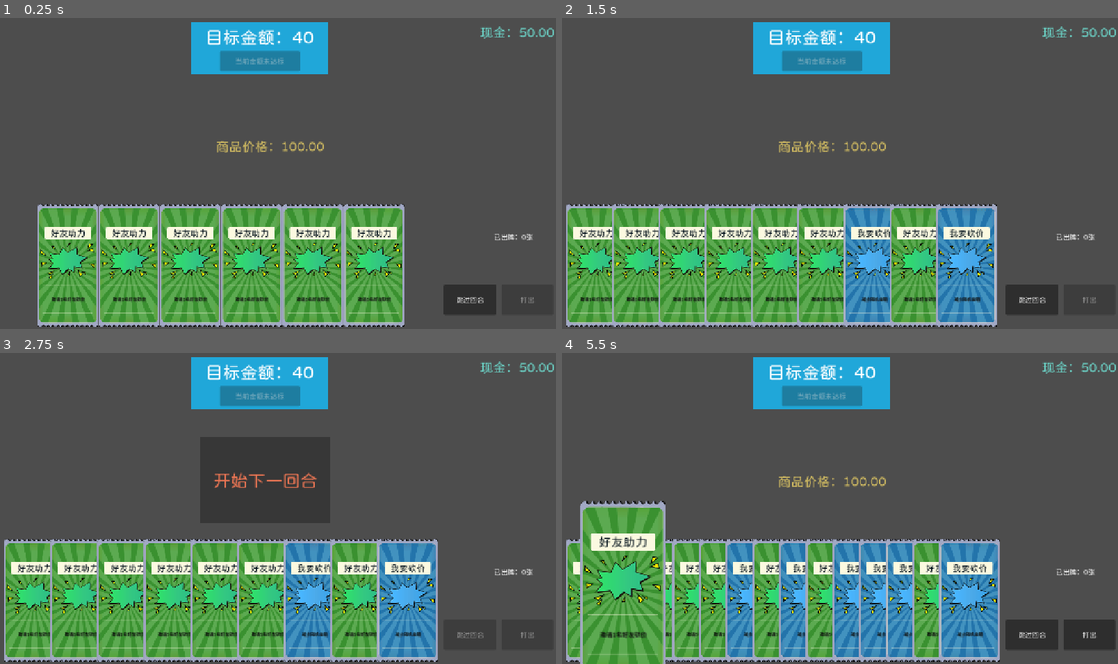
Above: before the commit, frames 1-4 (two rows, left to right).
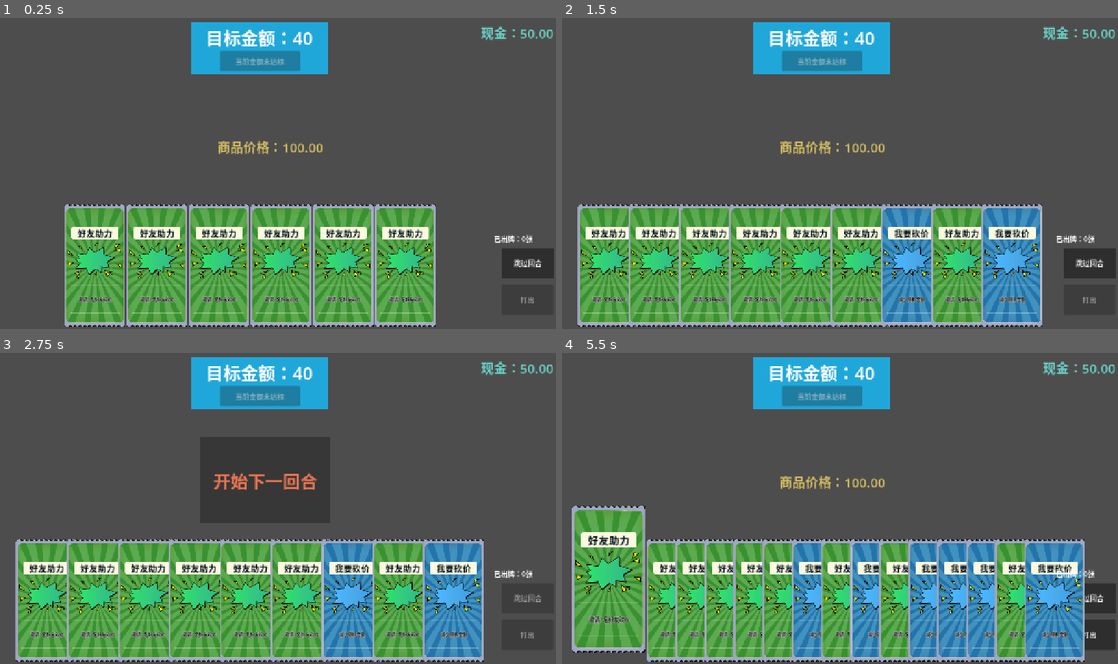
Above: after the commit, the same moments.

Repository: Psi-Dean/ProjectCutOff
Game: Godot game, scene res://scenes/main.tscn
The game is run twice, just before and just after one commit, with the same random seed, the same clock (stepped at 60 frames per second) and the same inputs.
Inputs (mouse positions are in pixels of both pictures, inside the frame that each line leads up to):
- Up to frame 1 (0.25 s): no input
- Up to frame 2 (1.5 s): click "跳过回合" at 0.5 s; click "开始下一回合" at 1.25 s
- Up to frame 3 (2.75 s): click "跳过回合" at 2 s
- Up to frame 4 (5.5 s): click "开始下一回合" at 2.75 s; click "跳过回合" at 3.5 s; click "开始下一回合" at 4.25 s; tap Enter at 5 s; move the mouse to (595, 601) at 5.02 s; click (595, 601) at 5.17 s

The runs differ from the first frame. In frame 1, 22% of the frame differs, in the area x 6-100%, y 2-100%; in frame 2, 27%; in frame 3, 26%; in frame 4, 31%, in the area x 0-100%, y 2-100%.

Commit message:
# 优化卡牌选择逻辑

Diff:
--- a/scenes/card_template.tscn
+++ b/scenes/card_template.tscn
@@ -1,8 +1,9 @@
 [gd_scene format=3 uid="uid://bd2nraidoxxf6"]
 
 [ext_resource type="Script" uid="uid://f573iqcxfcns" path="res://scripts/card_template.gd" id="1_y1fi3"]
-[ext_resource type="FontFile" uid="uid://cn6rf5wiexr3d" path="res://assets/font/猫啃网糖圆体(测试版)0.12.ttf" id="2_rb1uo"]
-[ext_resource type="Texture2D" uid="uid://mlfuinjqb3gv" path="res://assets/card/voucher1.png" id="2_u5ol4"]
+[ext_resource type="Texture2D" uid="uid://b0nu62s4bbsbl" path="res://assets/card/voucher1.png" id="2_u5ol4"]
+[ext_resource type="FontFile" uid="uid://de2txvn4yoey6" path="res://assets/font/MiSans-Bold.ttf" id="3_jwumr"]
+[ext_resource type="FontFile" uid="uid://cbhh3tl5kxp4p" path="res://assets/font/MiSans-Demibold.ttf" id="4_clgy5"]
 
 [node name="Card" type="Control" unique_id=1823589954]
 custom_minimum_size = Vector2(140, 282)
@@ -34,7 +35,7 @@
 grow_horizontal = 2
 grow_vertical = 2
 theme_override_colors/font_color = Color(0.023529412, 0.078431375, 0.11764706, 1)
-theme_override_fonts/font = ExtResource("2_rb1uo")
+theme_override_fonts/font = ExtResource("3_jwumr")
 theme_override_font_sizes/font_size = 20
 text = "卡牌名称"
 horizontal_alignment = 1
@@ -54,8 +55,10 @@
 grow_horizontal = 2
 grow_vertical = 2
 theme_override_colors/font_color = Color(0, 0, 0, 1)
-theme_override_colors/font_shadow_color = Color(0.2, 0.2, 0.2, 0.4392157)
-theme_override_fonts/font = ExtResource("2_rb1uo")
+theme_override_colors/font_shadow_color = Color(1, 1, 1, 0)
+theme_override_colors/font_outline_color = Color(1, 1, 1, 1)
+theme_override_constants/outline_size = 3
+theme_override_fonts/font = ExtResource("4_clgy5")
 theme_override_font_sizes/font_size = 10
 text = "卡牌数值描述"
 horizontal_alignment = 1
--- a/scenes/main.tscn
+++ b/scenes/main.tscn
@@ -1,7 +1,8 @@
 [gd_scene format=3 uid="uid://dt4jx5ufmbkof"]
 
 [ext_resource type="Script" uid="uid://cq3a8xrvy3l18" path="res://scripts/game_manager.gd" id="1_o5qli"]
-[ext_resource type="FontFile" uid="uid://cn6rf5wiexr3d" path="res://assets/font/猫啃网糖圆体(测试版)0.12.ttf" id="2_sugp2"]
+[ext_resource type="FontFile" uid="uid://de2txvn4yoey6" path="res://assets/font/MiSans-Bold.ttf" id="1_sugp2"]
+[ext_resource type="FontFile" uid="uid://cbhh3tl5kxp4p" path="res://assets/font/MiSans-Demibold.ttf" id="2_jyhfs"]
 
 [sub_resource type="StyleBoxFlat" id="StyleBoxFlat_o5qli"]
 bg_color = Color(0.21518216, 0.21518219, 0.21518207, 1)
@@ -47,7 +48,7 @@
 grow_horizontal = 2
 grow_vertical = 2
 theme_override_colors/font_color = Color(0.81960785, 0.73333335, 0.38039216, 1)
-theme_override_fonts/font = ExtResource("2_sugp2")
+theme_override_fonts/font = ExtResource("1_sugp2")
 theme_override_font_sizes/font_size = 30
 text = "价格：100"
 horizontal_alignment = 1
@@ -67,7 +68,7 @@
 grow_horizontal = 2
 grow_vertical = 2
 theme_override_colors/font_color = Color(0.41785318, 0.814361, 0.76842237, 1)
-theme_override_fonts/font = ExtResource("2_sugp2")
+theme_override_fonts/font = ExtResource("2_jyhfs")
 theme_override_font_sizes/font_size = 30
 text = "现金：100"
 horizontal_alignment = 1
@@ -79,23 +80,23 @@
 offset_top = 618.0
 offset_right = 1274.0
 offset_bottom = 688.0
-theme_override_fonts/font = ExtResource("2_sugp2")
+theme_override_fonts/font = ExtResource("2_jyhfs")
 text = "打出"
 
 [node name="SkipButton" type="Button" parent="UI" unique_id=486816806]
 layout_mode = 0
-offset_left = 1022.0
-offset_top = 618.0
-offset_right = 1142.0
-offset_bottom = 688.0
-theme_override_fonts/font = ExtResource("2_sugp2")
+offset_left = 1155.0
+offset_top = 533.0
+offset_right = 1275.0
+offset_bottom = 603.0
+theme_override_fonts/font = ExtResource("2_jyhfs")
 text = "跳过回合"
 
 [node name="HandArea" type="Container" parent="UI" unique_id=1482669060]
 layout_mode = 1
-offset_left = 9.0
+offset_left = 37.0
 offset_top = 432.0
-offset_right = 1009.0
+offset_right = 1117.0
 offset_bottom = 714.0
 
 [node name="RandomCutValue" type="Label" parent="UI" unique_id=1395943249]
@@ -105,7 +106,7 @@
 offset_right = 1250.0
 offset_bottom = 350.0
 theme_override_colors/font_color = Color(0.9882353, 0.1882353, 0, 1)
-theme_override_fonts/font = ExtResource("2_sugp2")
+theme_override_fonts/font = ExtResource("2_jyhfs")
 theme_override_font_sizes/font_size = 25
 autowrap_mode = 3
 
@@ -115,7 +116,7 @@
 offset_top = 500.0
 offset_right = 1257.0
 offset_bottom = 570.0
-theme_override_fonts/font = ExtResource("2_sugp2")
+theme_override_fonts/font = ExtResource("2_jyhfs")
 
 [node name="NextRoundButton" type="Button" parent="UI" unique_id=1840491543]
 visible = false
@@ -127,7 +128,7 @@
 theme_override_colors/font_color = Color(0.9112696, 0.45525503, 0.3234515, 1)
 theme_override_colors/font_pressed_color = Color(0.9112696, 0.45525503, 0.3234515, 1)
 theme_override_colors/font_hover_color = Color(0.9112696, 0.45525503, 0.3234515, 1)
-theme_override_fonts/font = ExtResource("2_sugp2")
+theme_override_fonts/font = ExtResource("2_jyhfs")
 theme_override_font_sizes/font_size = 40
 theme_override_styles/normal = SubResource("StyleBoxFlat_o5qli")
 theme_override_styles/pressed = SubResource("StyleBoxFlat_sugp2")
@@ -149,7 +150,7 @@
 offset_top = 5.0
 offset_right = 309.0
 offset_bottom = 67.0
-theme_override_fonts/font = ExtResource("2_sugp2")
+theme_override_fonts/font = ExtResource("2_jyhfs")
 theme_override_font_sizes/font_size = 40
 theme_override_styles/normal = SubResource("StyleBoxFlat_tbgi4")
 text = "目标金额：40"
@@ -163,7 +164,7 @@
 offset_top = 68.0
 offset_right = 250.0
 offset_bottom = 114.0
-theme_override_fonts/font = ExtResource("2_sugp2")
+theme_override_fonts/font = ExtResource("2_jyhfs")
 theme_override_styles/normal = SubResource("StyleBoxFlat_tefeu")
 text = "是"
 
@@ -172,7 +173,7 @@
 offset_right = 1280.0
 offset_bottom = 719.0
 mouse_filter = 0
-theme_override_fonts/font = ExtResource("2_sugp2")
+theme_override_fonts/font = ExtResource("1_sugp2")
 theme_override_font_sizes/font_size = 60
 theme_override_styles/normal = SubResource("StyleBoxFlat_o6xl0")
 text = "游戏胜利"
--- a/scripts/card_template.gd
+++ b/scripts/card_template.gd
@@ -1,6 +1,7 @@
 extends Control
 # 声明一个自定义的singal信号
 signal card_clicked(index:int)
+signal card_hovering(index:int, is_hovered:bool)
 
 @onready var name_label: Label = $NameLabel
 @onready var value_label: Label = $ValueLabel
@@ -9,9 +10,9 @@
 
 var card_index:int = -1
 # 位移距离变量
-var hover_offset:float = 30
+var hover_offset:float = 50
 # 放大比例变量
-var scale_factor: Vector2 = Vector2(1.4, 1.4)
+var scale_factor: Vector2 = Vector2(1.2, 1.2)
 # 定义补间动画变量
 var tween: Tween
 
@@ -81,6 +82,7 @@
 		#.set_ease(Tween.EASE_OUT)
 	z_index = 1
 	is_hovering = true
+	emit_signal("card_hovering", card_index, is_hovering)
 	update_card_visuals()
 
 func _on_mouse_exited():
@@ -98,6 +100,7 @@
 		#.set_ease(Tween.EASE_OUT)
 	z_index = 0
 	is_hovering = false
+	emit_signal("card_hovering", card_index, is_hovering)
 	update_card_visuals()
 
 func update_card_visuals():
@@ -111,8 +114,8 @@
 	#else:
 		#target_y = 0
 	# 采用三元逻辑写法，简化上面的if else
-	var target_y = -hover_offset if(is_hovering or is_selected) else 0
+	var target_y = -hover_offset if is_selected else 0
 	tween.tween_property(self, "position:y", target_y, 0.2).set_trans(Tween.TRANS_SINE)
 	# 逻辑2，只有选中卡牌才放大
-	var target_scale = scale_factor if is_selected else Vector2(1,1)
+	var target_scale = scale_factor if (is_hovering or is_selected) else Vector2(1,1)
 	tween.tween_property(self, "scale", target_scale, 0.2).set_trans(Tween.TRANS_SINE)
--- a/scripts/game_manager.gd
+++ b/scripts/game_manager.gd
@@ -25,6 +25,7 @@
 var round_cards_limit:int = 3
 var player_cards:Array[CardData] = []
 var selected_card_index:int = -1
+var hovered_card_index: int = -1
 var final_cut_value:float = 0.00
 var current_select_card:CardData = null
 var roll_times:int = 15
@@ -219,6 +220,8 @@
 			card.set_card_style(is_selected)
 			# 6.连接信号
 			card.card_clicked.connect(self.select_card)
+			if not card.card_hovering.is_connected(self._on_card_hovered):
+				card.card_hovering.connect(self._on_card_hovered)
 	else :
 		# 如果手牌数量和手牌节点数量一致，只更新样式
 		for i in range(current_card_nodes.size()):
@@ -303,6 +306,16 @@
 		update_play_state()
 		update_cards_display()
 
+func _on_card_hovered(index: int, is_hovered: bool):
+	if is_hovered:
+		hovered_card_index = index
+	else:
+		# 只有当前记录的卡牌取消悬停时，才重置（防止鼠标划太快状态错乱）
+		if hovered_card_index == index:
+			hovered_card_index = -1
+	# 只要悬停状态变了，立刻触发排版
+	rearrange_cards()
+
 func update_pay_confirm_text():
 	if(is_payable):
 		pay_confirm.text = "%s" % ["购买"]
@@ -329,27 +342,50 @@
 	if _count == 0:
 		return
 	var _area_width = hand_area.size.x
-	var _card_width = 141
-	var _spacing = _card_width
-
-	# 计算起始偏移，让手牌整体居中
-	var _total_content_width = min(_area_width, _count * _card_width)
+	var _card_width = 143
+	var _scale_factor = 1.2
+	# --- 修正点 1：计算真正的膨胀差量 ---
+	var _scaled_width = _card_width * _scale_factor
+	var _half_scaled_width = _scaled_width / 2.0
+	# 先按普通模式计算一个基础间距
+	var _base_spacing = _card_width
+	if _count > 1:
+		_base_spacing = (_area_width - _card_width) / (_count - 1)
+		_base_spacing = min(_base_spacing, _card_width)
+
+	# 计算为了完全避让，邻居需要额外挪开多少距离
+	# 这个距离等于：缩放后的一半宽度 - 原始重叠状态下的间距
+	var _extra_space = 0.0
+	if hovered_card_index != -1 or selected_card_index != -1:
+	# 【关键修复】：所需安全距离 = 原始半宽 + 缩放后的半宽
+		var _safe_distance = (_card_width / 2.0) + _half_scaled_width
+		# 只有当安全距离大于当前间距时，才需要额外推开
+		_extra_space = max(0, _safe_distance - _base_spacing)
+
+	# --- 修正点 2：重新计算总宽度和起始点 ---
+	# 总宽度 = 基础分布宽度 + 两个半份的额外避让空间（左右各一个槽位）
+	var _total_content_width = (_base_spacing * (_count - 1)) + _card_width + (_extra_space * 2)
 	var _start_x = (_area_width - _total_content_width) / 2
 
-	# 计算间距
-	if _count * _card_width > _area_width:
-		_spacing = (_area_width - _card_width) / (_count - 1)
-
-	# 开始排列
+	# 4.开始排列
 	for i in range(_count):
 		var card = _cards[i]
-		var target_x = _start_x + i * _spacing
-
+		# 初始槽位位置
+		var target_x = _start_x + (i * _base_spacing)
+		# --- 修正点 3：三段式精准位移 ---
+		if hovered_card_index != -1 or selected_card_index != -1:
+			if i < hovered_card_index or i < selected_card_index:
+				# 左侧卡牌保持靠左，不需要额外位移（因为 _start_x 已经整体左移了）
+				pass
+			elif i == hovered_card_index or i == selected_card_index:
+				# 选中卡向右挪出“左侧避让区”的宽度，使其左边缘刚好贴合左邻居
+				target_x += _extra_space
+			else: #i > selected_card_index
+				# 右侧卡牌向右挪出“左侧+右侧”总共两个避让区的宽度
+				target_x += _extra_space * 2
 		# 使用Tween动画处理平滑
 		var t = create_tween().set_ease(Tween.EASE_OUT).set_trans(Tween.TRANS_SINE)
 		t.tween_property(card, "position:x", target_x, 0.2)
-		# 纵向位置重置为0，防止排列位置时出现跳动
-		#t.parallel().tween_property(card, "position:y", 0, 0.2)
 
 func load_card_resources():
 	var cards_path = "res://resources/cards/"
